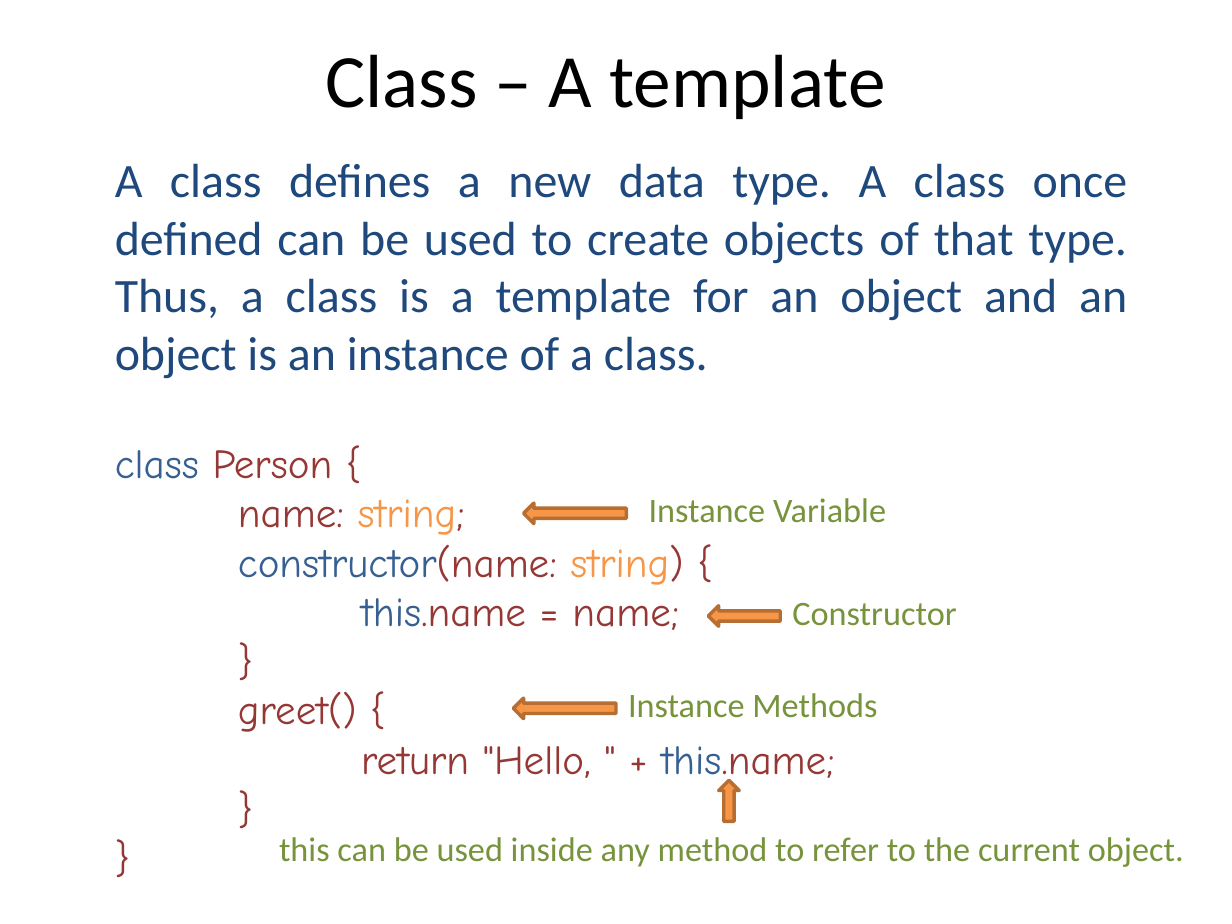
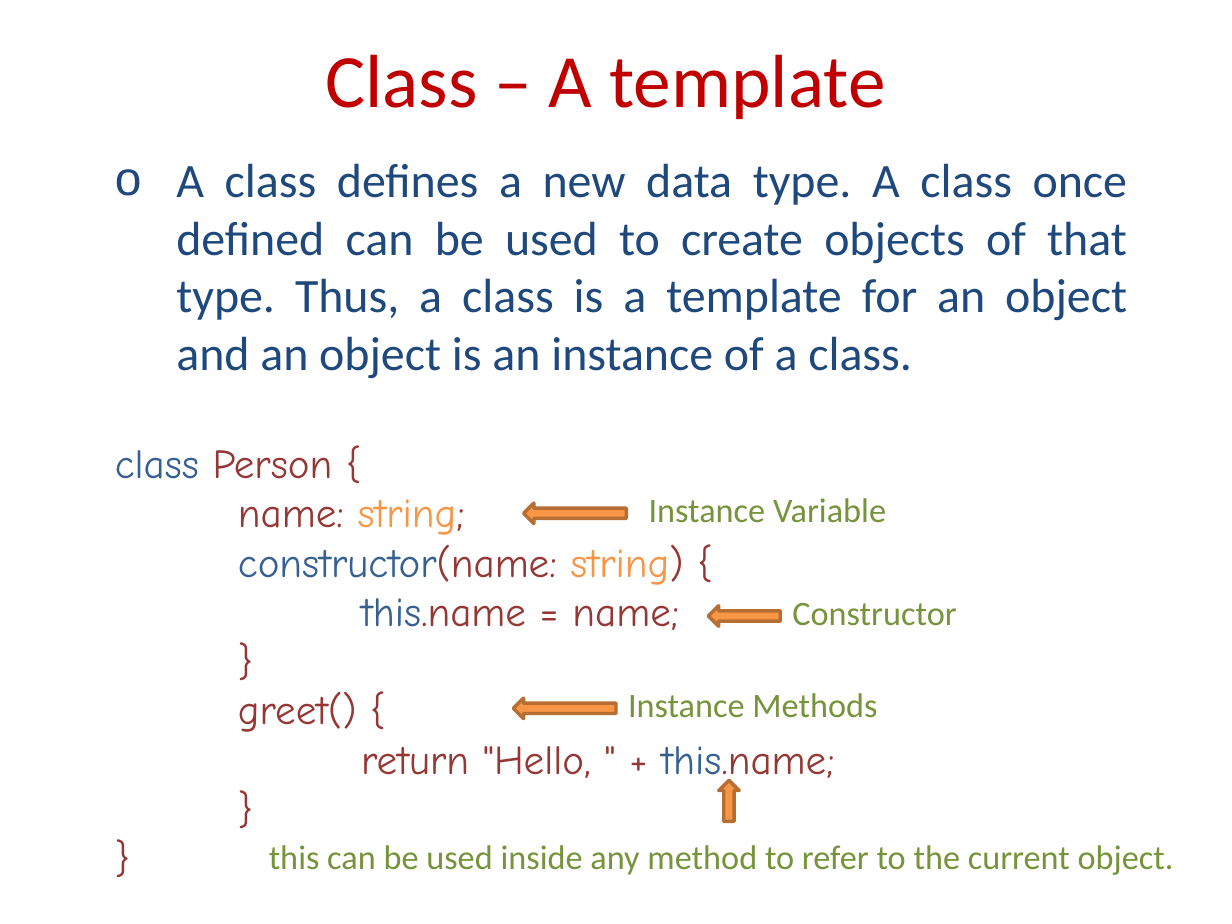
Before and after one commit to nehalsoni23/TypeScript-Training, a slide deck: slide 4 of Object Oriented Programming Training.pptx (slide 3 before the commit). Drawn at 1232x924 pixels with LibreOffice and Linux fonts; fonts in the diff are those of the drawing. Boxes give left, top, right and bottom in pixels: in the first picture for what was removed or moved away, otherwise in the second. Text is boxed around its words. In the diff, an @@ line names an element or a change of style, - is before the commit and + after.

```diff
--- a/Object Oriented Programming Training.pptx
+++ b/Object Oriented Programming Training.pptx
@@ title "Class – A template" at <box>325,54,885,119</box>: text colour #000000 to #C00000 @@
@@ text at <box>176,163,1127,379</box>: bullet none to o @@
@@ text "this can be used inside ...": place and size @@
-text "this can be used inside ..." at <box>279,837,1184,867</box>
+text "this can be used inside ..." at <box>269,845,1174,875</box>
```
Also in this commit, not shown: 14 other slides changed, 4 slides added, 3 other files.
